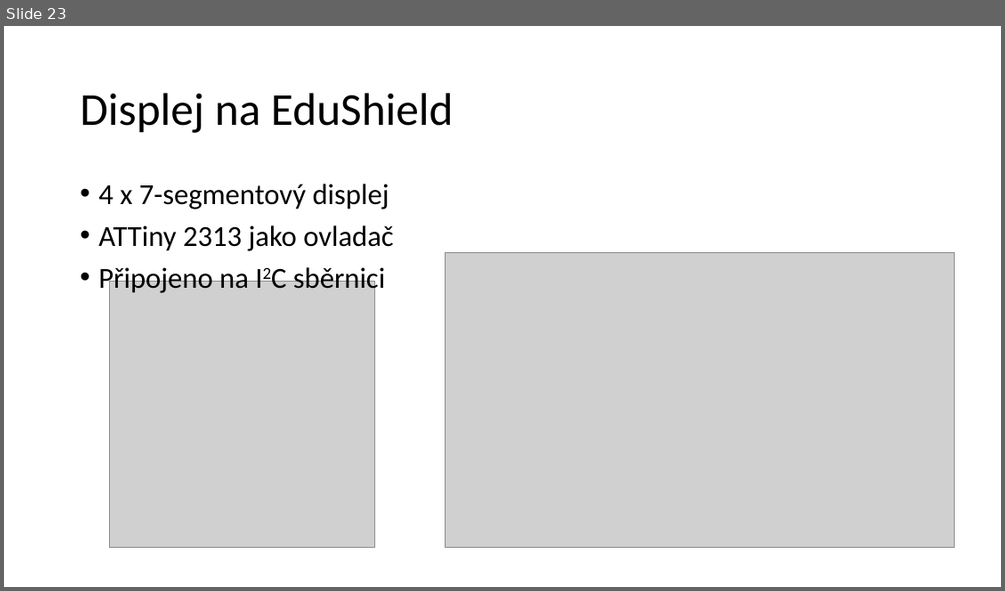
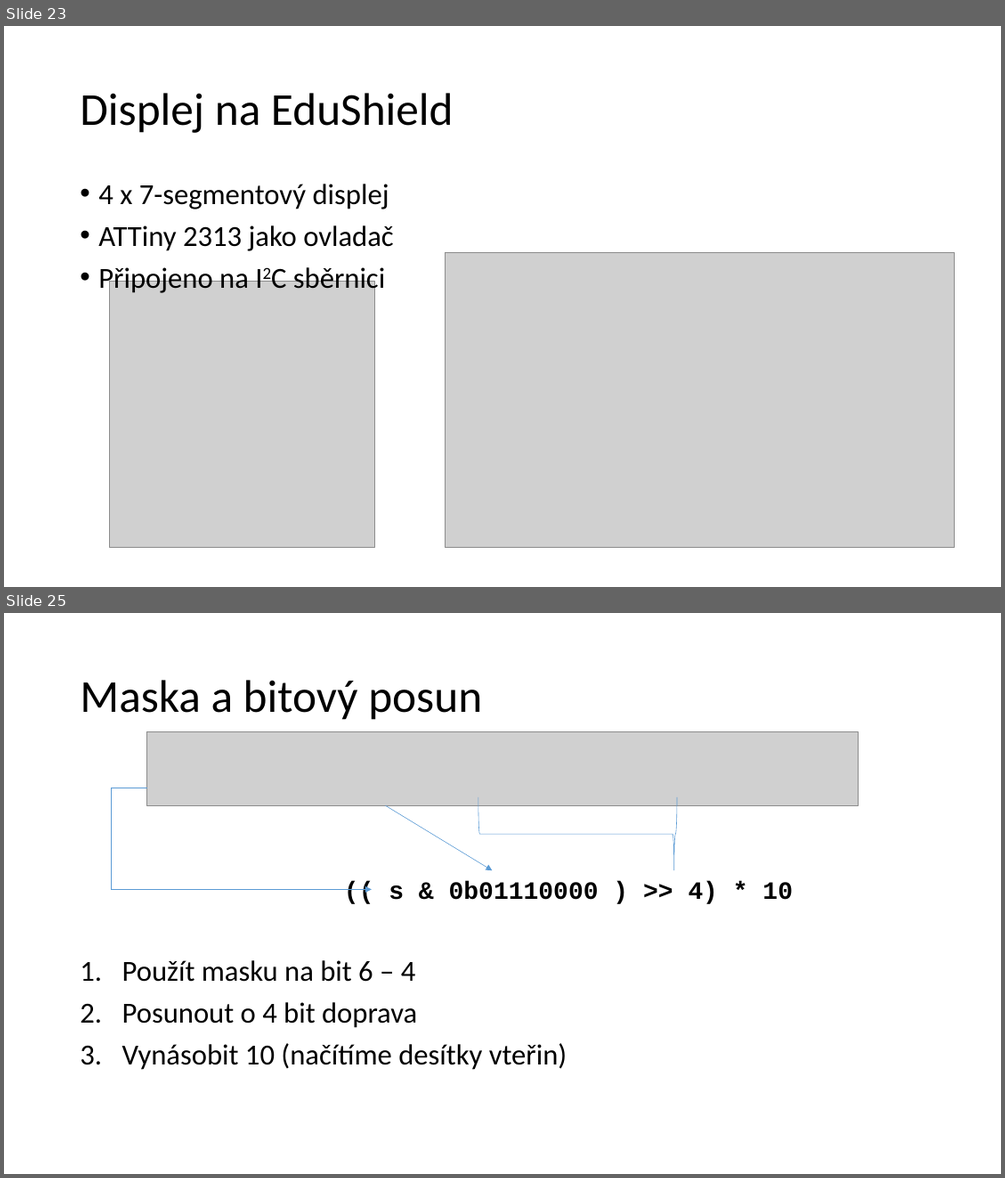
Before and after one commit to arduino-edushield/edushield, a slide deck: learning/Arduino Workshop EduShield.pptx. Shown one above the other, each under a label of ours: slide 23 before the commit, slides 23 and 25 after it; the slides between them are not shown. The pictures are 1005x591 and 1005x1178 pixels, drawn with LibreOffice and Linux fonts; fonts in the diff are those of the drawing; grey boxes stand for pictures. Boxes give left, top, right and bottom in pixels: in the first picture for what was removed or moved away, otherwise in the second. Text is boxed around its words. In the diff, an @@ line names an element or a change of style, - is before the commit and + after.

```diff
--- a/learning/Arduino Workshop EduShield.pptx
+++ b/learning/Arduino Workshop EduShield.pptx
@@ slide 25 added at <box>4,613,1001,1174</box>, background #FFFFFF @@
@@ title added at <box>80,680,482,720</box>, 44 pt, text #000000 @@
+Maska a bitový posun
@@ group added at <box>111,732,858,904</box>: 1 picture, 1 text, 1 arrow, 1 elbow arrow, 1 left brace @@
+(( s & 0b01110000 ) >> 4) * 10
@@ text added at <box>122,960,567,1070</box>, 28 pt, text #000000 @@
+1. Použít masku na bit 6 – 4
+2. Posunout o 4 bit doprava
+3. Vynásobit 10 (načítíme desítky vteřin)
```
Also in this commit, not shown: 2 slides changed, 1 other slide added.
